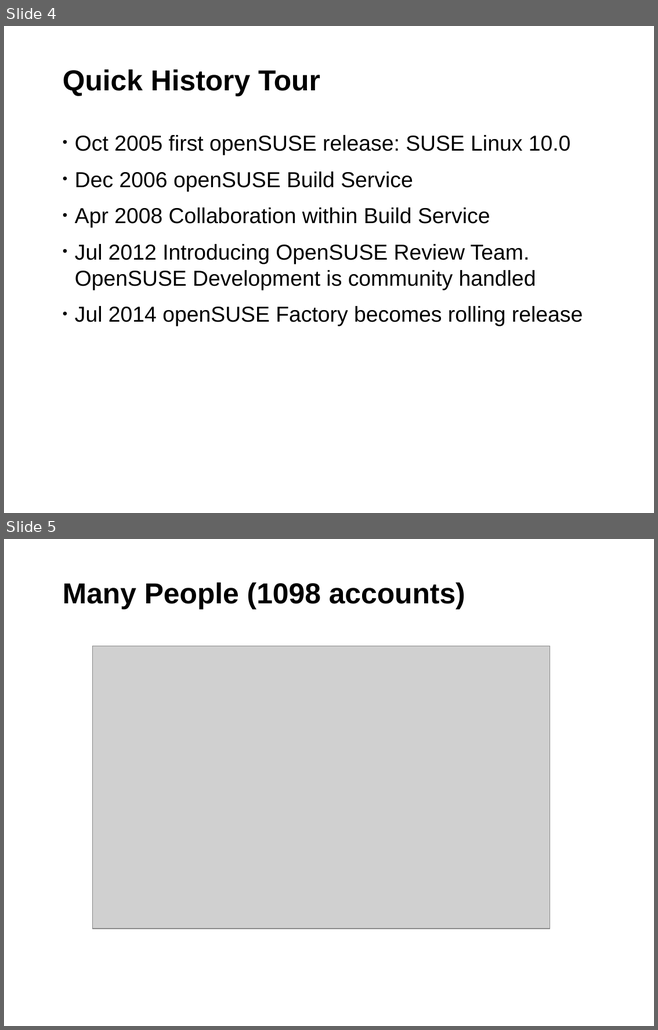
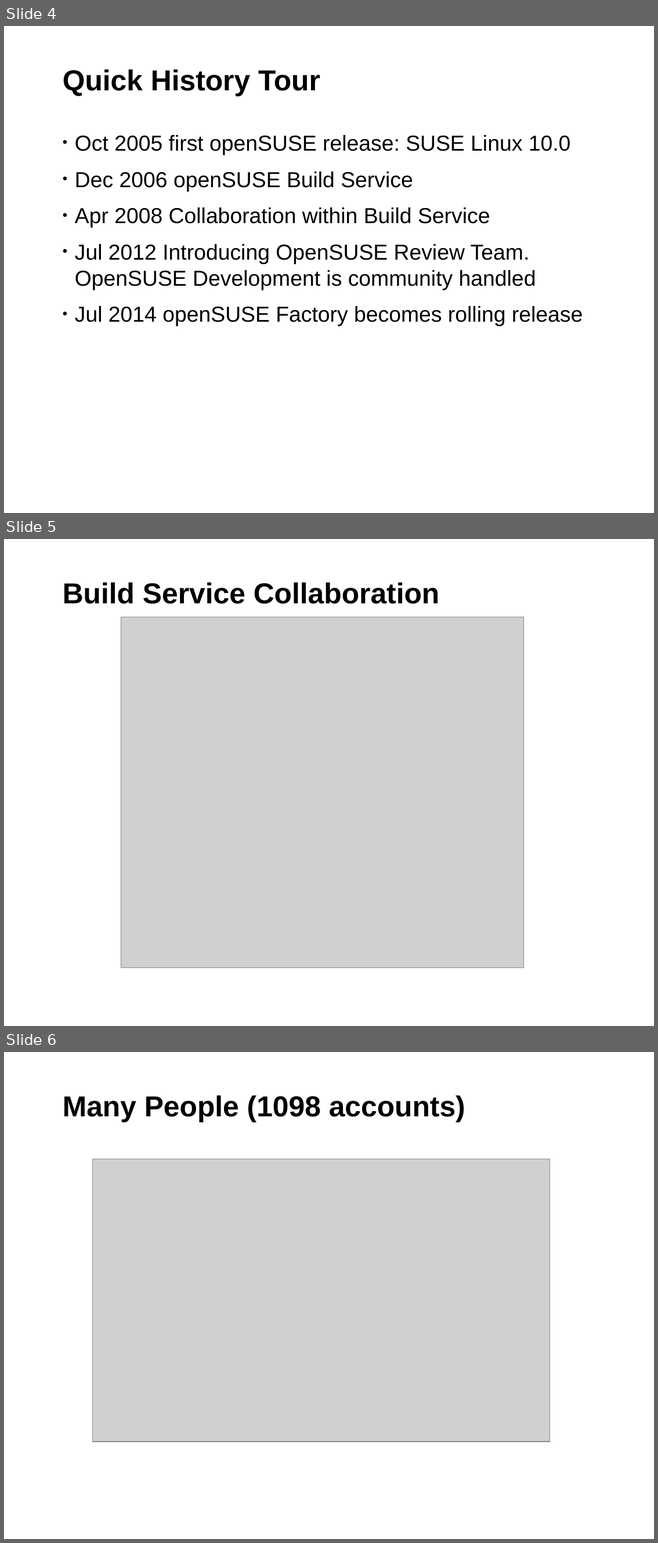
Before and after one commit to coolo/drunken-adventure, a slide deck: susecon2014/SUSEcon.odp. Shown one above the other, each under a label of ours: slides 4 and 5 before the commit, slides 4, 5 and 6 after it. The pictures are 658x1030 and 658x1543 pixels, drawn with LibreOffice and Linux fonts; fonts in the diff are those of the drawing; grey boxes stand for pictures; background and template pictures are left out. Boxes give left, top, right and bottom in pixels: in the first picture for what was removed or moved away, otherwise in the second. Text is boxed around its words. In the diff, an @@ line names an element or a change of style, - is before the commit and + after.

```diff
--- a/susecon2014/SUSEcon.odp
+++ b/susecon2014/SUSEcon.odp
@@ slide 5 added at (4, 539, 654, 1026), background #FFFFFF; not listed: 1 template element that a slide beside it also shows @@
@@ title added at (63, 583, 440, 604), 32 pt, text #000000, bold @@
+Build Service Collaboration
@@ picture added at (121, 617, 524, 968) @@
@@ what was slide 5 is now slide 6 @@
```
Also in this commit, not shown: 1 slide changed, 2 other slides added.
